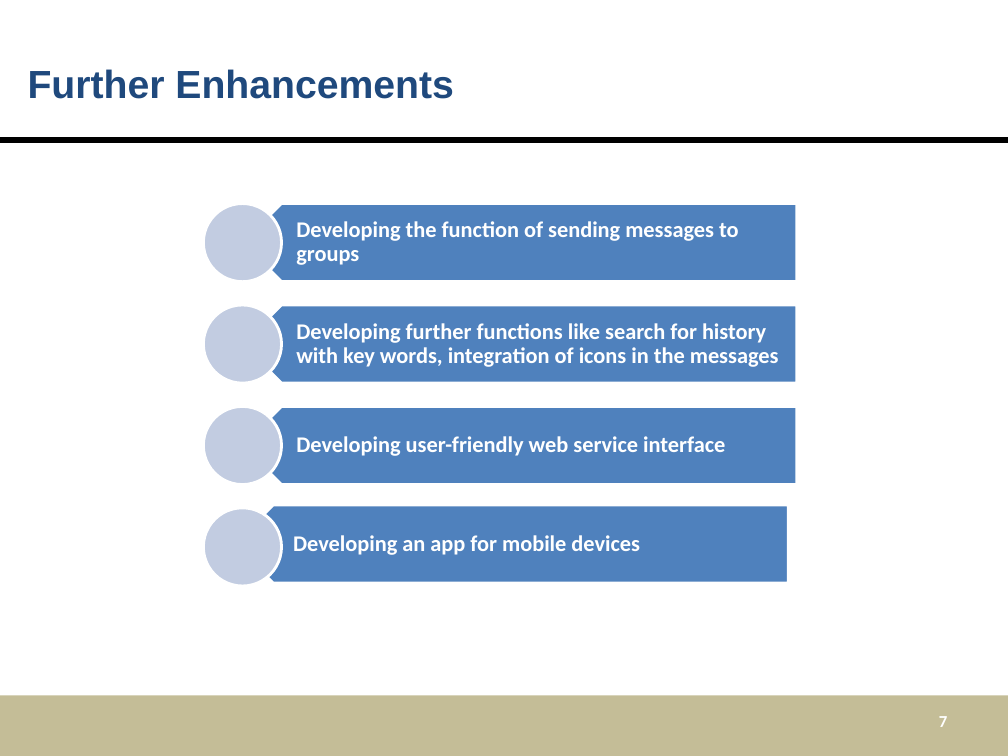
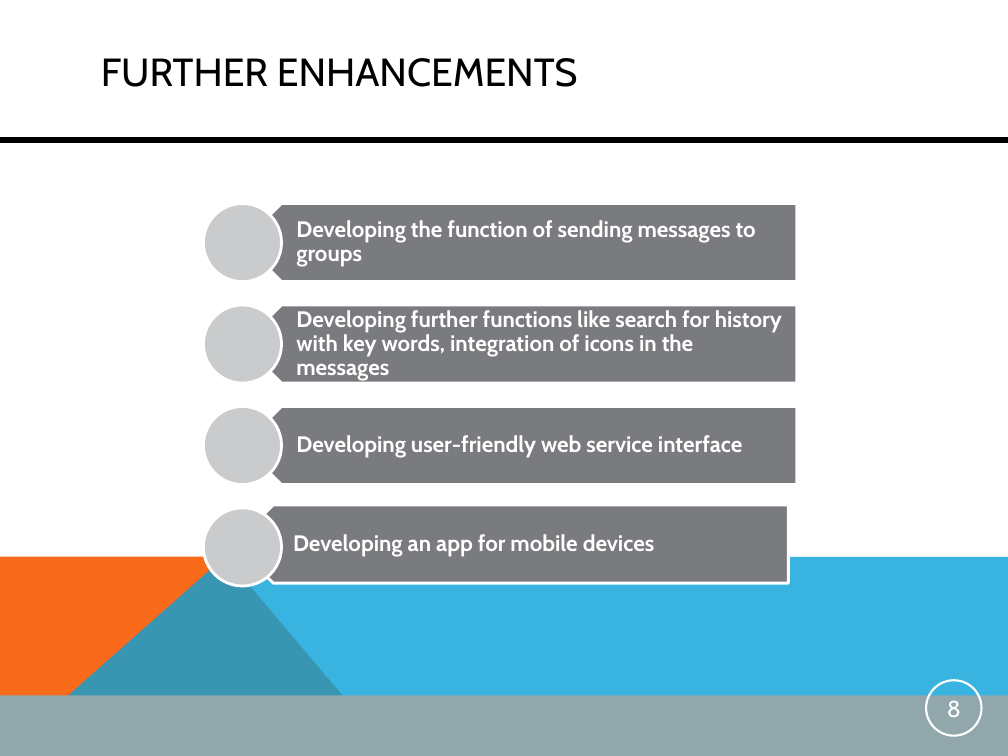
Before and after one commit to mdger/UGNM_Instantmessaging, a slide deck: slide 8 of UGNM_Instantmessaging/doc/PresentationIM.pptx (slide 7 before the commit). Drawn at 1008x756 pixels with LibreOffice and Linux fonts; fonts in the diff are those of the drawing. Boxes give left, top, right and bottom in pixels: in the first picture for what was removed or moved away, otherwise in the second. Text is boxed around its words. In the diff, an @@ line names an element or a change of style, - is before the commit and + after.

```diff
--- a/UGNM_Instantmessaging/doc/PresentationIM.pptx
+++ b/UGNM_Instantmessaging/doc/PresentationIM.pptx
@@ title at bbox=[101, 58, 578, 87]: text changed; font Arial to Cabin; text colour #1F497D to #000000; bold off @@
-Further Enhancements
+FURTHER ENHANCEMENTS
@@ fill #C2CDE1 to #CBCBCC in 4 elements at bbox=[204, 204, 282, 282], bbox=[204, 305, 282, 384], bbox=[204, 406, 282, 485], bbox=[204, 508, 282, 587] @@
@@ fill #4F81BD to #797B7E in 4 elements at bbox=[243, 204, 797, 282], bbox=[243, 305, 797, 384], bbox=[243, 406, 797, 485], bbox=[234, 505, 788, 584] @@
@@ font Calibri to Cabin in 4 elements at bbox=[296, 220, 756, 267], bbox=[296, 310, 782, 381], bbox=[296, 435, 742, 458], bbox=[293, 534, 654, 557] @@
@@ freeform shape added at bbox=[0, 556, 394, 756], fill #F96A1B @@
@@ freeform shape added at bbox=[0, 556, 1008, 756], fill #08A1D9 at 80% opacity @@
@@ page number added at bbox=[926, 680, 982, 736], outline #FFFFFF 1.5 pt, 16.5 pt, text #FFFFFF @@
+8
@@ rectangle at bbox=[0, 696, 1008, 756]: fill #C4BD97 to #91A7AB @@
@@ page number removed at bbox=[939, 716, 947, 727] @@
-7
```
Also in this commit, not shown: 6 other slides changed, 1 slide added.
